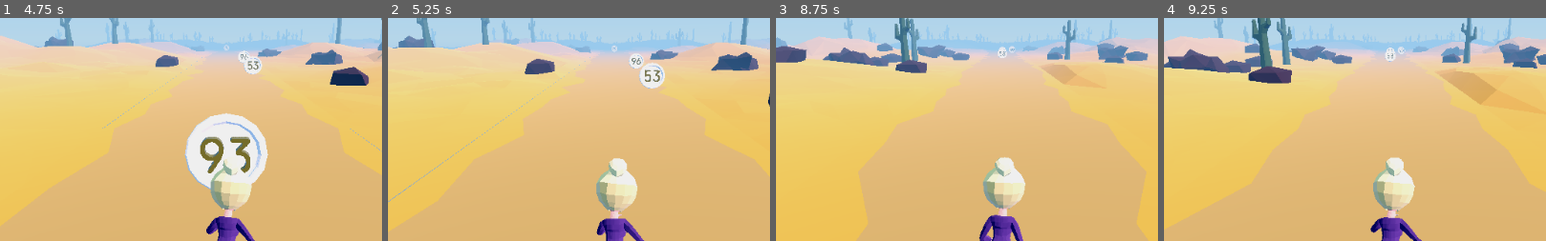
Above: before the commit, frames 1-4 (left to right).
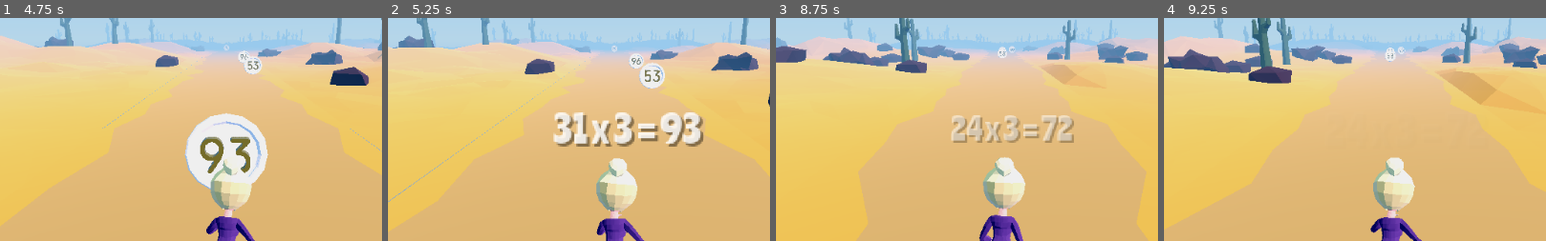
Above: after the commit, the same moments.

Repository: rans0000/math-runner
Game: Godot game, scene res://ui/MainMenu/HomeScreen.tscn
The game is run twice, just before and just after one commit, with the same random seed, the same clock (stepped at 60 frames per second) and the same inputs.
Inputs:
- Up to frame 1 (4.75 s): click "1 PLAYER" at 0.5 s; click "1 PLAYER" at 1.25 s; click "PLAY" at 2 s
- Up to frame 2 (5.25 s): no input
- Up to frame 3 (8.75 s): no input
- Up to frame 4 (9.25 s): no input
The pictures show only the part of the screen within x 20-70%, y 26-76%; the shares and areas given below are measured in that part.

Frame 1 is identical in both runs. In frame 2, 4.0% of the frame differs, in the area x 43-83%, y 42-58%; in frame 3, 2.5%; in frame 4, less than 0.1%.

Commit message:
add coin hit number feedback

Diff:
--- a/Environment/Coin/Coin.gd
+++ b/Environment/Coin/Coin.gd
@@ -20,7 +20,7 @@
 func _on_Area_body_entered(body):
 	if body.is_in_group("player"):
 		if Global.is_sprint(number):
-			body.sprint()
+			body.sprint(number)
 		else:
 			body.slow_down()
 		call_deferred("free")
--- a/Player/Player.gd
+++ b/Player/Player.gd
@@ -34,6 +34,7 @@
 onready var left_feeler = $LeftFeeler
 onready var right_feeler = $RightFeeler
 onready var speed_timer = $SpeedTimer
+onready var score_feedback = $ScoreHitFeedback
 #onready var tt = $PlayerSpatial/PlayerModel/Armature/Skeleton/Overcoat
 
 
@@ -138,11 +139,12 @@
 
 
 
-func sprint():
+func sprint(coin):
 	forward_speed = FORWARD_SPEED_BONUS
 	score += SCORE_INCREMENT
 	#score_card.set_score(score)
 	score_card.set_boost(Global.STATUS.SPRINT)
+	score_feedback.set_coin_hit(coin)
 	speed_timer.start()
 	pass
 
--- a/Player/Player.tscn
+++ b/Player/Player.tscn
@@ -10,6 +10,7 @@
 [ext_resource path="res://Player/Animation/Player-walk-loop.tres" type="Animation" id=8]
 [ext_resource path="res://Player/Animation/Player-strafe-right.tres" type="Animation" id=9]
 [ext_resource path="res://Player/Animation/Player-stafe-left.tres" type="Animation" id=10]
+[ext_resource path="res://ui/ScoreHitFeedback/ScoreHitFeedback.tscn" type="PackedScene" id=11]
 
 [sub_resource type="AnimationNodeAnimation" id=1]
 animation = "Player-coin-hit"
@@ -169,4 +170,6 @@
 [node name="SpeedTimer" type="Timer" parent="."]
 wait_time = 3.0
 one_shot = true
+
+[node name="ScoreHitFeedback" parent="." instance=ExtResource( 11 )]
 [connection signal="timeout" from="SpeedTimer" to="." method="_on_SpeedTimer_timeout"]
--- /dev/null
+++ b/ui/ScoreHitFeedback/ScoreHitFeedback.gd
@@ -0,0 +1,13 @@
+extends Control
+
+onready var feedbackLabel = $FeedbackLabel
+onready var anim_player = $AnimationPlayer
+
+
+func set_coin_hit(coin):
+	anim_player.stop(true)
+	if coin == 0:
+		feedbackLabel.text = "Hurray!!"
+	else:
+		feedbackLabel.text = "%d x %d = %d" % [coin / Global.number, Global.number, coin]
+	anim_player.play("scale_anim")
--- /dev/null
+++ b/ui/ScoreHitFeedback/ScoreHitFeedback.tscn
@@ -0,0 +1,119 @@
+[gd_scene load_steps=4 format=2]
+
+[ext_resource path="res://ui/Themes/MainTheme/secondary_theme.tres" type="Theme" id=1]
+[ext_resource path="res://ui/ScoreHitFeedback/ScoreHitFeedback.gd" type="Script" id=2]
+
+[sub_resource type="Animation" id=1]
+resource_name = "scale_anim"
+length = 0.8
+tracks/0/type = "bezier"
+tracks/0/path = NodePath("FeedbackLabel:modulate:r")
+tracks/0/interp = 1
+tracks/0/loop_wrap = true
+tracks/0/imported = false
+tracks/0/enabled = true
+tracks/0/keys = {
+"points": PoolRealArray( 1, -0.25, 0, 0.25, 0, 1, -0.25, 0, 0.25, 0, 1, -0.25, 0, 0.25, 0 ),
+"times": PoolRealArray( 0, 0.5, 0.8 )
+}
+tracks/1/type = "bezier"
+tracks/1/path = NodePath("FeedbackLabel:modulate:g")
+tracks/1/interp = 1
+tracks/1/loop_wrap = true
+tracks/1/imported = false
+tracks/1/enabled = true
+tracks/1/keys = {
+"points": PoolRealArray( 1, -0.25, 0, 0.25, 0, 1, -0.25, 0, 0.25, 0, 1, -0.25, 0, 0.25, 0 ),
+"times": PoolRealArray( 0, 0.5, 0.8 )
+}
+tracks/2/type = "bezier"
+tracks/2/path = NodePath("FeedbackLabel:modulate:b")
+tracks/2/interp = 1
+tracks/2/loop_wrap = true
+tracks/2/imported = false
+tracks/2/enabled = true
+tracks/2/keys = {
+"points": PoolRealArray( 1, -0.25, 0, 0.25, 0, 1, -0.25, 0, 0.25, 0, 1, -0.25, 0, 0.25, 0 ),
+"times": PoolRealArray( 0, 0.5, 0.8 )
+}
+tracks/3/type = "bezier"
+tracks/3/path = NodePath("FeedbackLabel:modulate:a")
+tracks/3/interp = 1
+tracks/3/loop_wrap = true
+tracks/3/imported = false
+tracks/3/enabled = true
+tracks/3/keys = {
+"points": PoolRealArray( 0, -0.25, 0, 0.25, 0, 1, -0.25, 0, 0.25, 0, 0, -0.25, 0, 0.25, 0 ),
+"times": PoolRealArray( 0, 0.5, 0.8 )
+}
+tracks/4/type = "bezier"
+tracks/4/path = NodePath("FeedbackLabel:rect_scale:x")
+tracks/4/interp = 1
+tracks/4/loop_wrap = true
+tracks/4/imported = false
+tracks/4/enabled = true
+tracks/4/keys = {
+"points": PoolRealArray( 1, -0.25, 0, 0.25, 0, 2, -0.25, 0, 0.25, 0 ),
+"times": PoolRealArray( 0, 0.5 )
+}
+tracks/5/type = "bezier"
+tracks/5/path = NodePath("FeedbackLabel:rect_scale:y")
+tracks/5/interp = 1
+tracks/5/loop_wrap = true
+tracks/5/imported = false
+tracks/5/enabled = true
+tracks/5/keys = {
+"points": PoolRealArray( 1, -0.25, 0, 0.25, 0, 2, -0.25, 0, 0.25, 0 ),
+"times": PoolRealArray( 0, 0.5 )
+}
+tracks/6/type = "bezier"
+tracks/6/path = NodePath("FeedbackLabel:rect_position:x")
+tracks/6/interp = 1
+tracks/6/loop_wrap = true
+tracks/6/imported = false
+tracks/6/enabled = true
+tracks/6/keys = {
+"points": PoolRealArray( 463.5, -0.25, 0, 0.25, 0, 423.046, -0.25, 0, 0.25, 0 ),
+"times": PoolRealArray( 0, 0.5 )
+}
+tracks/7/type = "bezier"
+tracks/7/path = NodePath("FeedbackLabel:rect_position:y")
+tracks/7/interp = 1
+tracks/7/loop_wrap = true
+tracks/7/imported = false
+tracks/7/enabled = true
+tracks/7/keys = {
+"points": PoolRealArray( 282, -0.25, 0, 0.25, 0, 267.017, -0.25, 0, 0.25, 0 ),
+"times": PoolRealArray( 0, 0.5 )
+}
+
+[node name="ScoreHitFeedback" type="Control"]
+anchor_right = 1.0
+anchor_bottom = 1.0
+theme = ExtResource( 1 )
+script = ExtResource( 2 )
+__meta__ = {
+"_edit_use_anchors_": false
+}
+
+[node name="FeedbackLabel" type="Label" parent="."]
+modulate = Color( 1, 1, 1, 0 )
+anchor_left = 0.5
+anchor_top = 0.5
+anchor_right = 0.5
+anchor_bottom = 0.5
+margin_left = -48.5
+margin_top = -18.0
+margin_right = 48.5
+margin_bottom = 18.0
+size_flags_horizontal = 3
+size_flags_vertical = 6
+text = "5 x 4 = 20"
+align = 1
+valign = 1
+__meta__ = {
+"_edit_use_anchors_": false
+}
+
+[node name="AnimationPlayer" type="AnimationPlayer" parent="."]
+anims/scale_anim = SubResource( 1 )
Not shown: 1 places in Player/Player.tscn that only renumber resources
